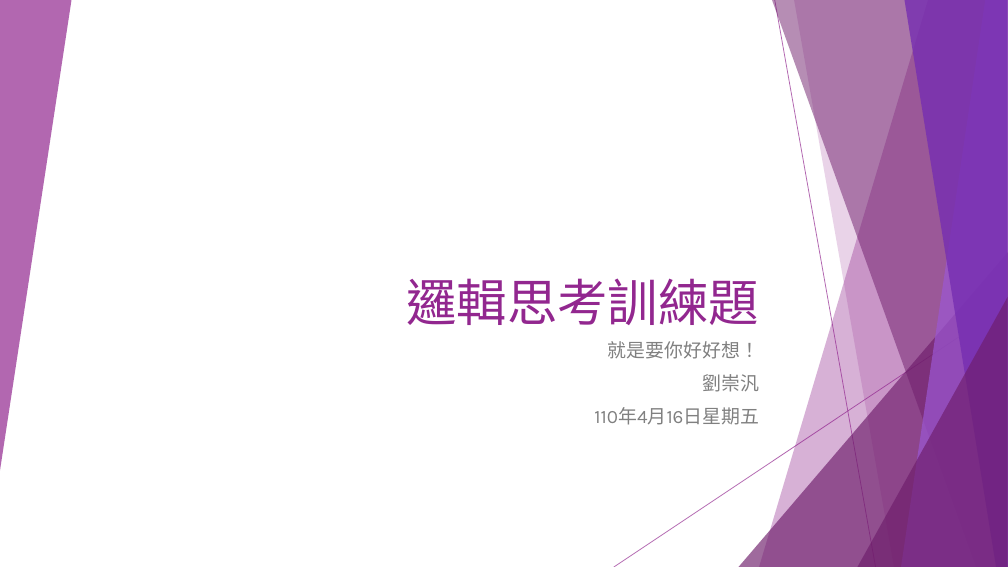
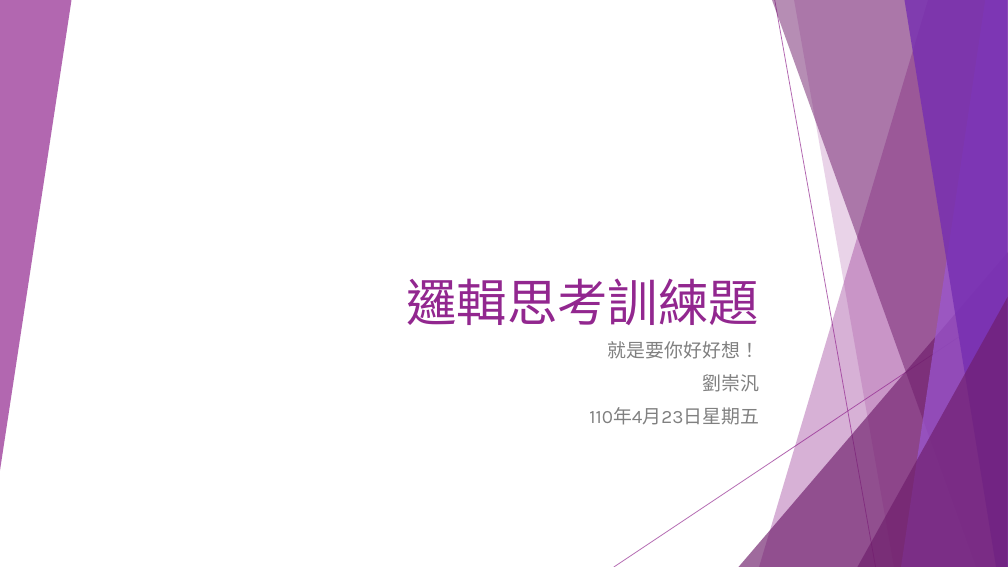
Before and after one commit to liulawsi/My_PPTs, a slide deck: slide 1 of LCC/Python/A1_邏輯思考訓練題.pptx. Drawn at 1008x567 pixels with LibreOffice and Linux fonts; fonts in the diff are those of the drawing. Boxes give left, top, right and bottom in pixels: in the first picture for what was removed or moved away, otherwise in the second. Text is boxed around its words. In the diff, an @@ line names an element or a change of style, - is before the commit and + after.

```diff
--- a/LCC/Python/A1_邏輯思考訓練題.pptx
+++ b/LCC/Python/A1_邏輯思考訓練題.pptx
@@ subtitle at box(589, 407, 759, 425): text changed @@
-110年4月16日星期五
+110年4月23日星期五
```
Also in this commit, not shown: 6 other slides changed, 3 slides added.
